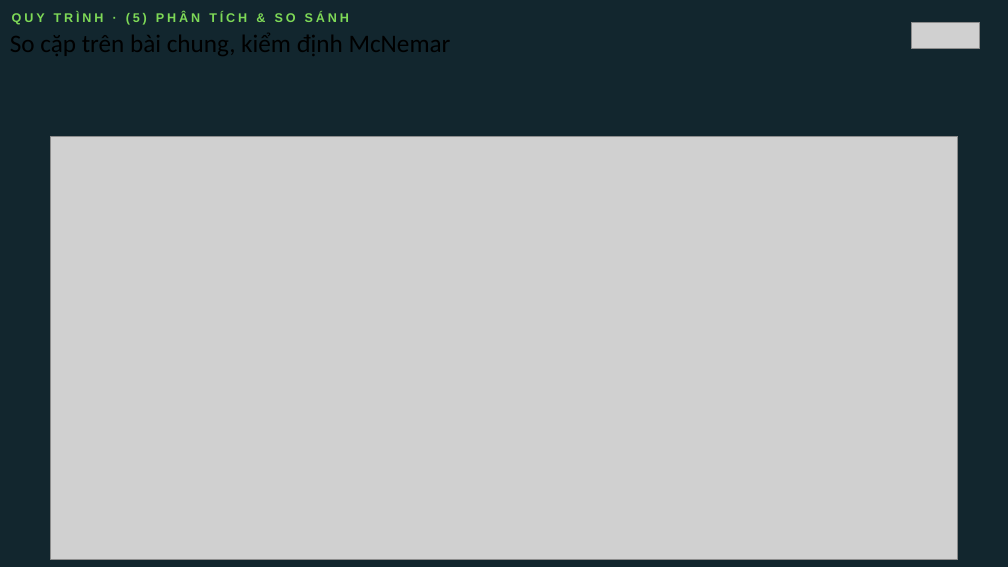
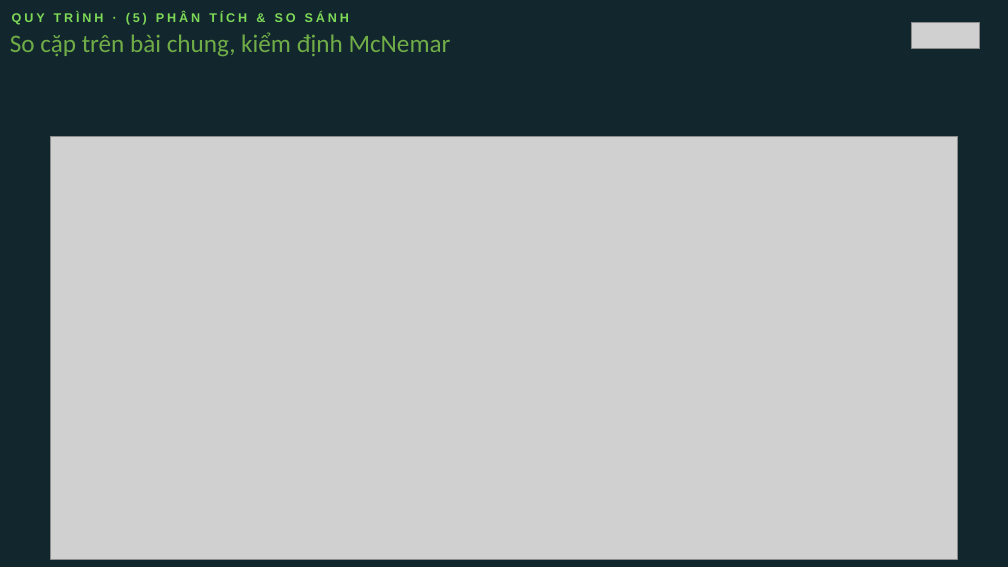
Before and after one commit to VuNguyenBinh/KLTN-FA26, a slide deck: slide 15 of Slide/KTLN_slide.pptx. Drawn at 1008x567 pixels with LibreOffice and Linux fonts; fonts in the diff are those of the drawing; grey boxes stand for pictures. Boxes give left, top, right and bottom in pixels: in the first picture for what was removed or moved away, otherwise in the second. Text is boxed around its words. In the diff, an @@ line names an element or a change of style, - is before the commit and + after.

```diff
--- a/Slide/KTLN_slide.pptx
+++ b/Slide/KTLN_slide.pptx
@@ text added at <box>10,32,451,57</box>, 18 pt, text #70AD47 @@
+So cặp trên bài chung, kiểm định McNemar
```
Also in this commit, not shown: 4 other slides changed.
